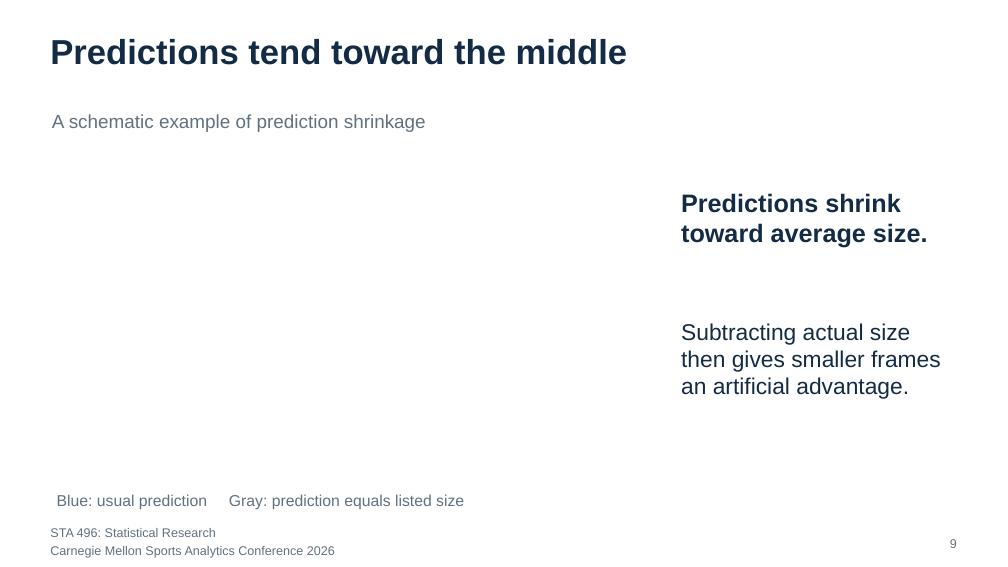
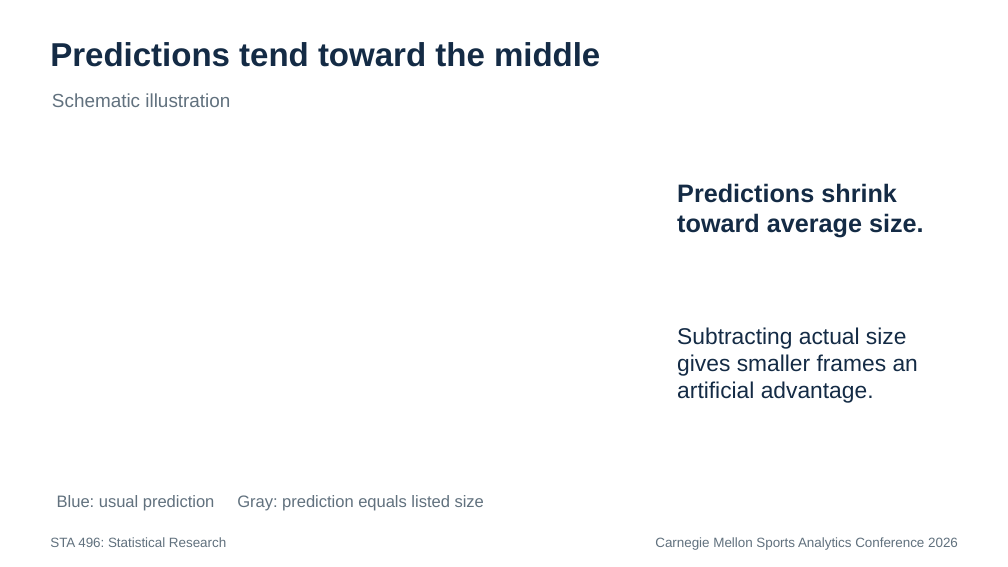
Before and after one commit to RentoSaijo/CSAx_STA496, a slide deck: slide 15 of reports/presentation.pptx (slide 9 before the commit). Drawn at 1008x567 pixels with LibreOffice and Linux fonts; fonts in the diff are those of the drawing. Boxes give left, top, right and bottom in pixels: in the first picture for what was removed or moved away, otherwise in the second. Text is boxed around its words. In the diff, an @@ line names an element or a change of style, - is before the commit and + after.

```diff
--- a/reports/presentation.pptx
+++ b/reports/presentation.pptx
@@ text "Predictions tend toward the middle" at (50,42,600,67): size 33 to 31.5 pt @@
@@ text at (52,93,230,107): text changed @@
-A schematic example of prediction shrinkage
+Schematic illustration
@@ text at (677,183,924,238): text changed @@
-Predictions shrink toward average size.
+Predictions shrink
+toward average size.
@@ text at (677,327,918,403): text changed @@
-Subtracting actual size then gives smaller frames an artificial advantage.
+Subtracting actual size gives smaller frames an artificial advantage.
@@ text "Blue: usual prediction Gray: prediction ..." at (57,495,484,511): size 15 to 15.8 pt @@
@@ text "STA 496: Statistical Research": place and size @@
-text "STA 496: Statistical Research" at (50,528,216,537)
+text "STA 496: Statistical Research" at (50,537,226,547)
@@ text "STA 496: Statistical Research" at (50,537,226,547): size 12 to 12.8 pt @@
@@ text "Carnegie Mellon Sports Analytics Conference ...": place and size @@
-text "Carnegie Mellon Sports Analytics Conference ..." at (50,546,335,558)
+text "Carnegie Mellon Sports Analytics Conference ..." at (655,537,958,550)
@@ text "Carnegie Mellon Sports Analytics Conference ..." at (655,537,958,550): size 12 to 12.8 pt; alignment left to right @@
@@ text removed at (950,539,957,548) @@
-9
```
Also in this commit, not shown: 20 other slides changed, 24 slides added, 9 slides removed, 1 other file.
